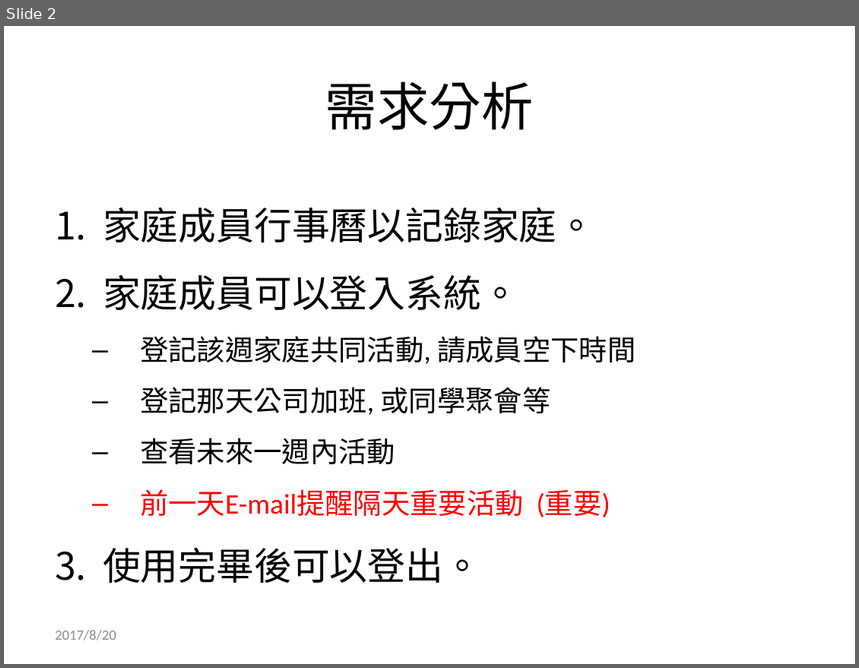
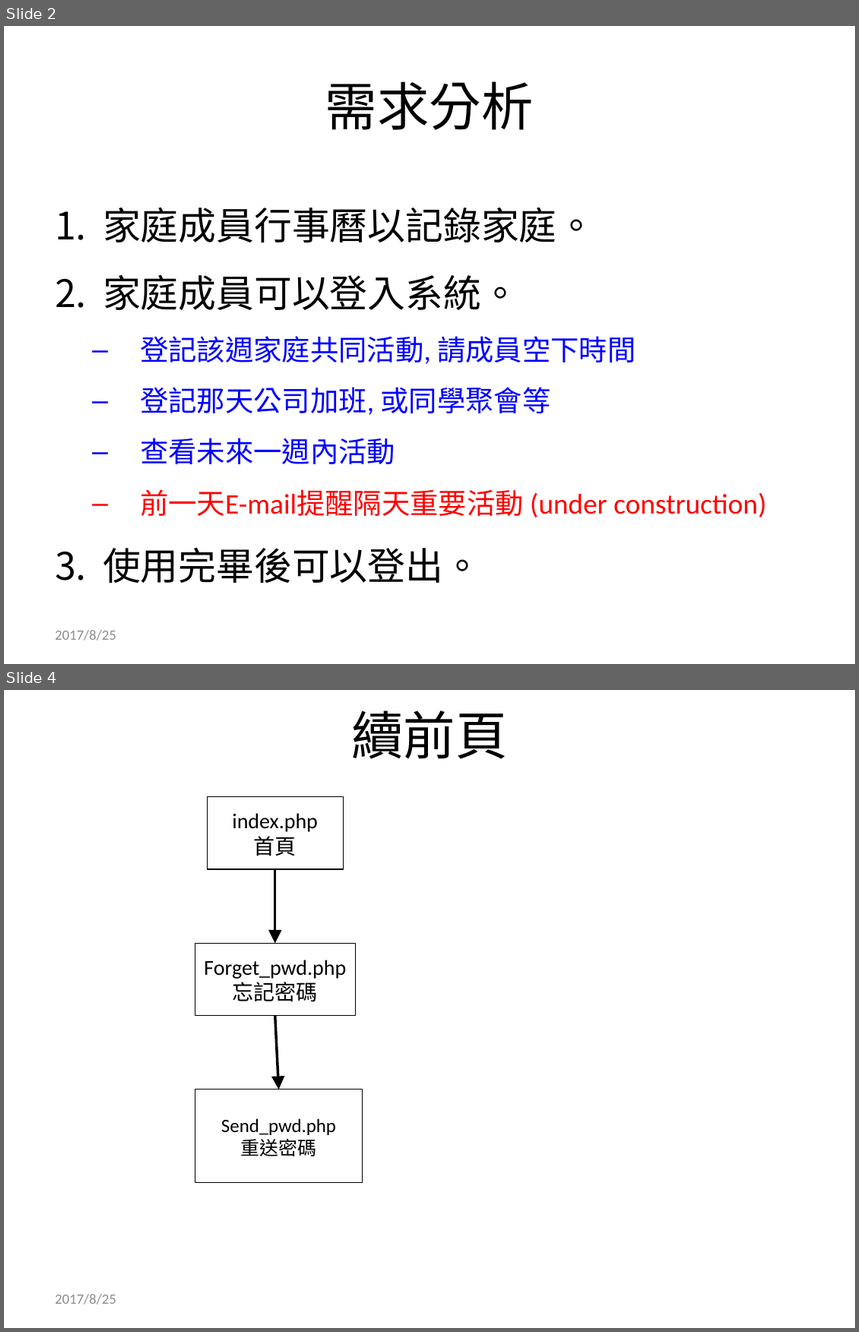
Before and after one commit to AntiAir/PHP_SQL_family_calendar, a slide deck: [287期] PHP MySQL Final Project - 吳志豪.pptx. Shown one above the other, each under a label of ours: slide 2 before the commit, slides 2 and 4 after it; the slides between them are not shown. The pictures are 859x668 and 859x1332 pixels, drawn with LibreOffice and Linux fonts; fonts in the diff are those of the drawing. Boxes give left, top, right and bottom in pixels: in the first picture for what was removed or moved away, otherwise in the second. Text is boxed around its words. In the diff, an @@ line names an element or a change of style, - is before the commit and + after.

```diff
--- a/[287期] PHP MySQL Final Project - 吳志豪.pptx
+++ b/[287期] PHP MySQL Final Project - 吳志豪.pptx
@@ slide 4 added at <box>4,690,855,1328</box>, background #FFFFFF @@
@@ title added at <box>351,711,507,759</box>, 44 pt, text #000000 @@
+續前頁
@@ rectangle added at <box>208,797,344,869</box>, outline #000000 0.75 pt, 18 pt, text #000000 @@
+index.php
+首頁
@@ arrow added from (275, 869) to (275, 944), #000000 2.25 pt @@
@@ rectangle added at <box>195,944,354,1016</box>, outline #000000 0.75 pt, 18 pt, text #000000 @@
+Forget_pwd.php
+忘記密碼
@@ arrow added from (275, 1016) to (279, 1089), #000000 2.25 pt @@
@@ rectangle added at <box>195,1089,363,1182</box>, outline #000000 0.75 pt, 16 pt, text #000000 @@
+Send_pwd.php
+重送密碼
@@ text added at <box>55,1294,116,1305</box>, 12 pt, text #8C8C8C @@
+2017/8/25
@@ slide 2 changed as well @@
@@ text at <box>140,336,636,465</box>: text colour #000000 to #0000FF in "登記該週家庭共同活動, 請成員空下時間", "登記那天公司加班, 或同學聚會等", "查看未來一週內活動" @@
@@ text at <box>140,490,766,518</box>: text changed @@
-  – 前一天E-mail提醒隔天重要活動 (重要)
+  – 前一天E-mail提醒隔天重要活動 (under construction)
@@ text at <box>55,630,116,641</box>: text changed @@
-2017/8/20
+2017/8/25
```
Also in this commit, not shown: 3 other slides changed, 2 other slides added.
